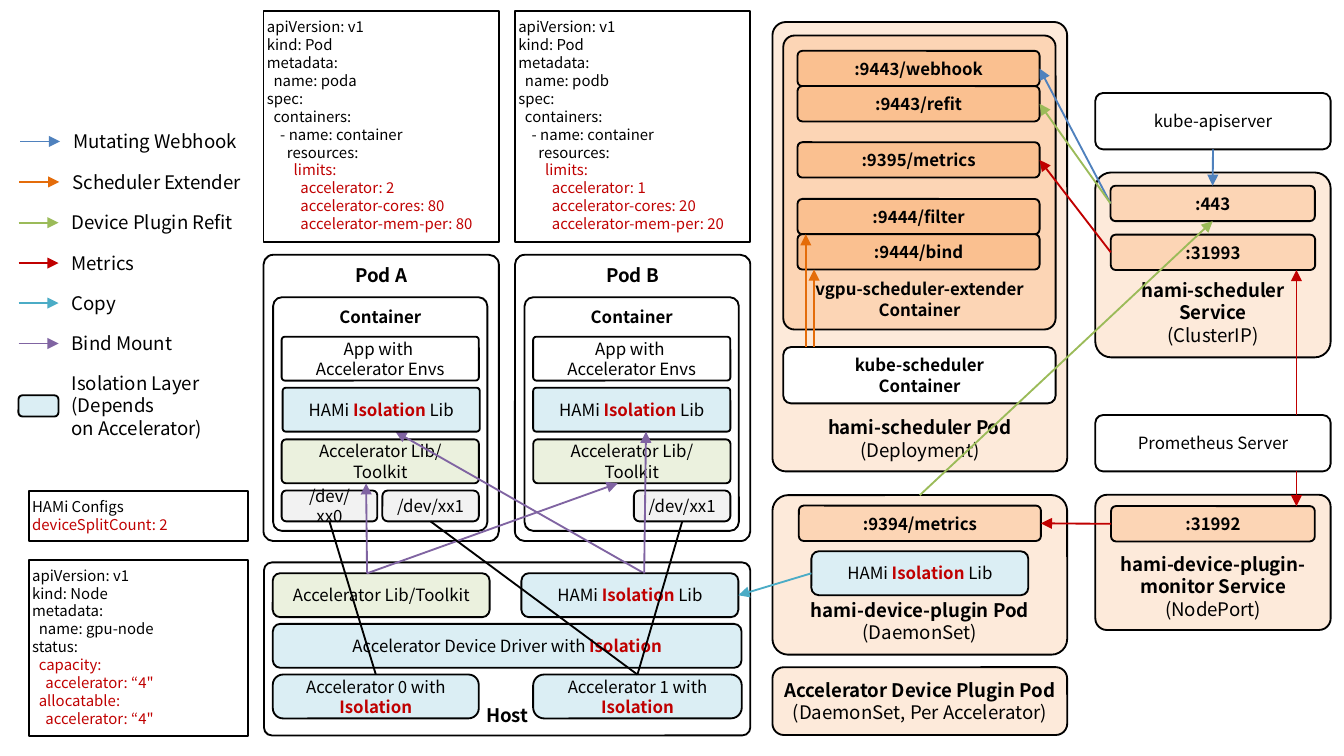
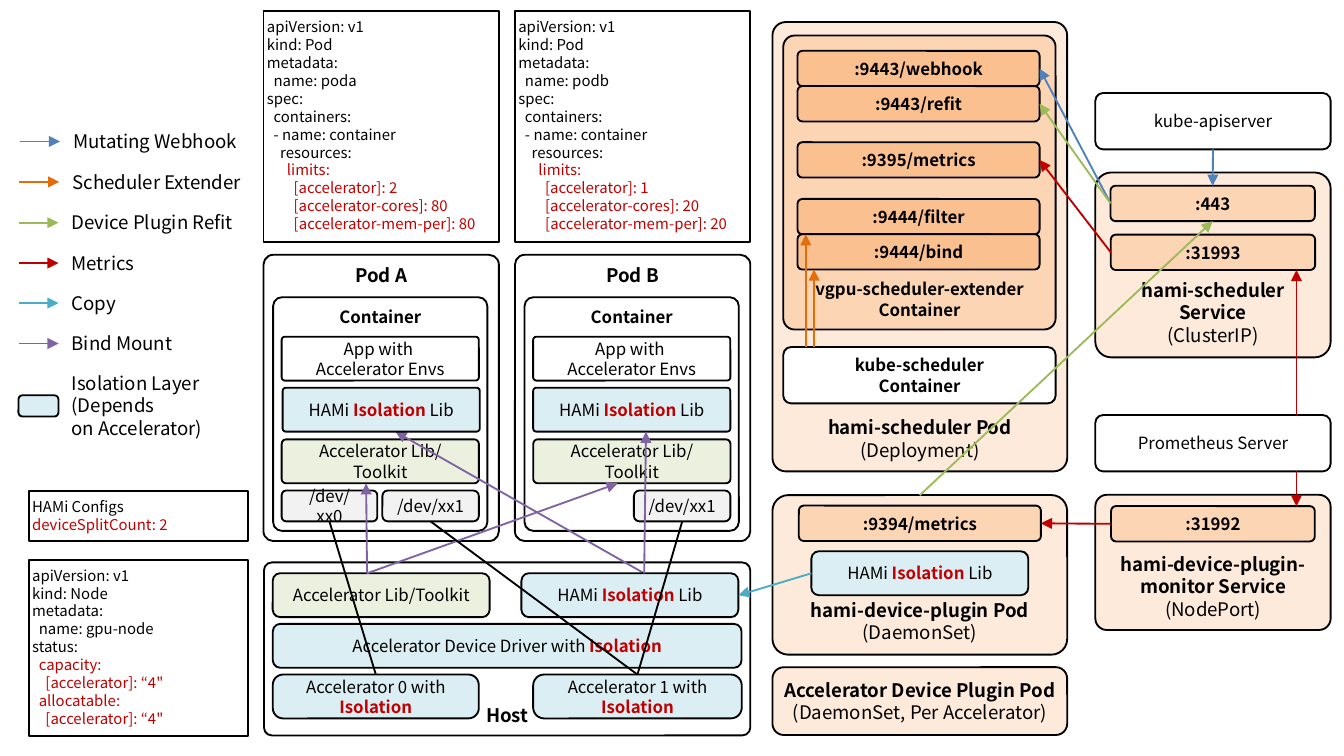
Before and after one commit to ssup2/blog-software, a slide deck: slide 1 of content/docs/theory-analysis/kubernetes-hami/images/images.pptx. Drawn at 1344x756 pixels with LibreOffice and Linux fonts; fonts in the diff are those of the drawing. Boxes give left, top, right and bottom in pixels: in the first picture for what was removed or moved away, otherwise in the second. Text is boxed around its words. In the diff, an @@ line names an element or a change of style, - is before the commit and + after.

```diff
--- a/content/docs/theory-analysis/kubernetes-hami/images/images.pptx
+++ b/content/docs/theory-analysis/kubernetes-hami/images/images.pptx
@@ text in rectangle at <box>294,181,476,233</box>: text changed @@
-accelerator: 2
-accelerator-cores: 80
-accelerator-mem-per: 80
+[accelerator]: 2
+[accelerator-cores]: 80
+[accelerator-mem-per]: 80
@@ text in rectangle at <box>545,181,727,233</box>: text changed @@
-accelerator: 1
-accelerator-cores: 20
-accelerator-mem-per: 20
+[accelerator]: 1
+[accelerator-cores]: 20
+[accelerator-mem-per]: 20
@@ text in rectangle at <box>45,673,163,691</box>: text changed @@
-accelerator: “4"
+[accelerator]: “4"
@@ text in rectangle at <box>45,712,163,727</box>: text changed @@
-accelerator: “4"
+[accelerator]: “4"
```
Also in this commit, not shown: 1 slide added, 6 other files.
